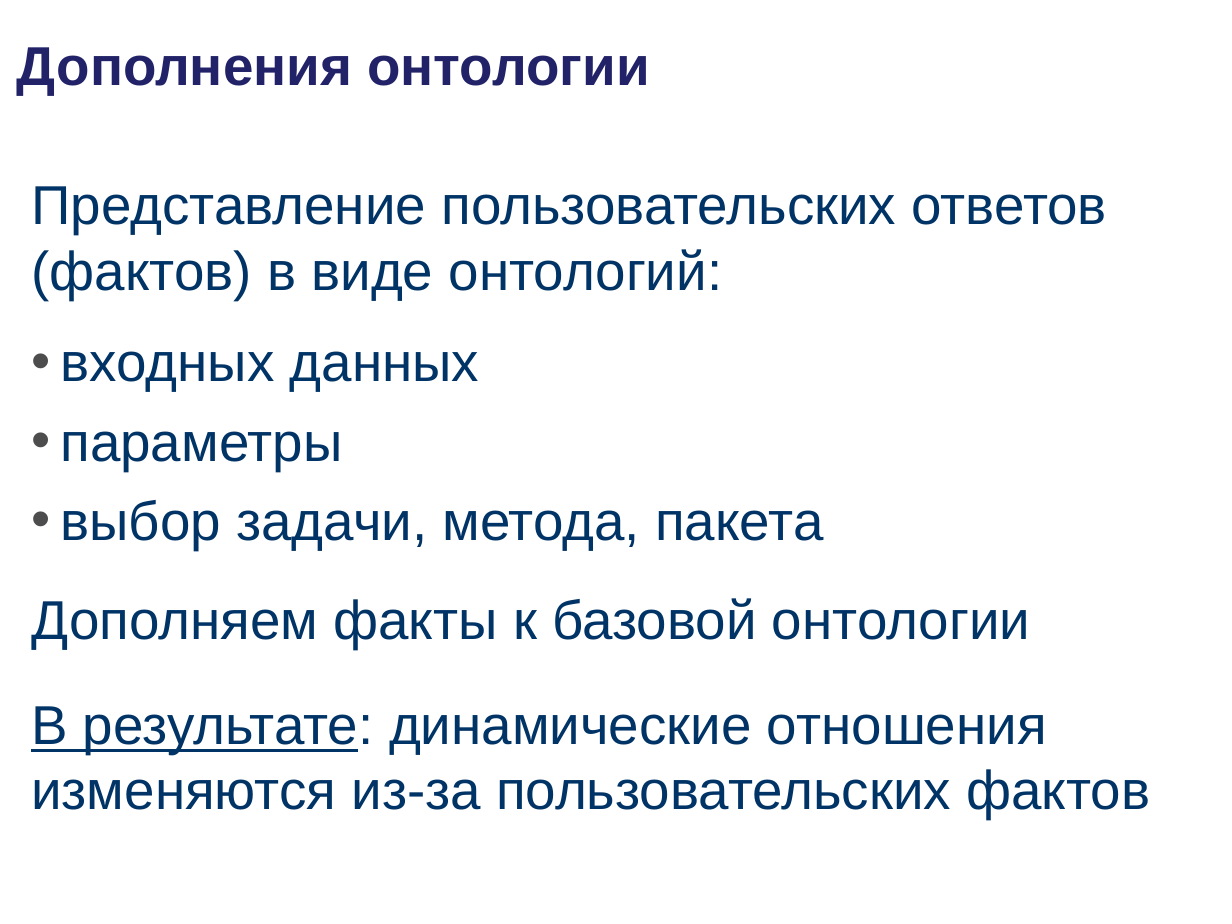
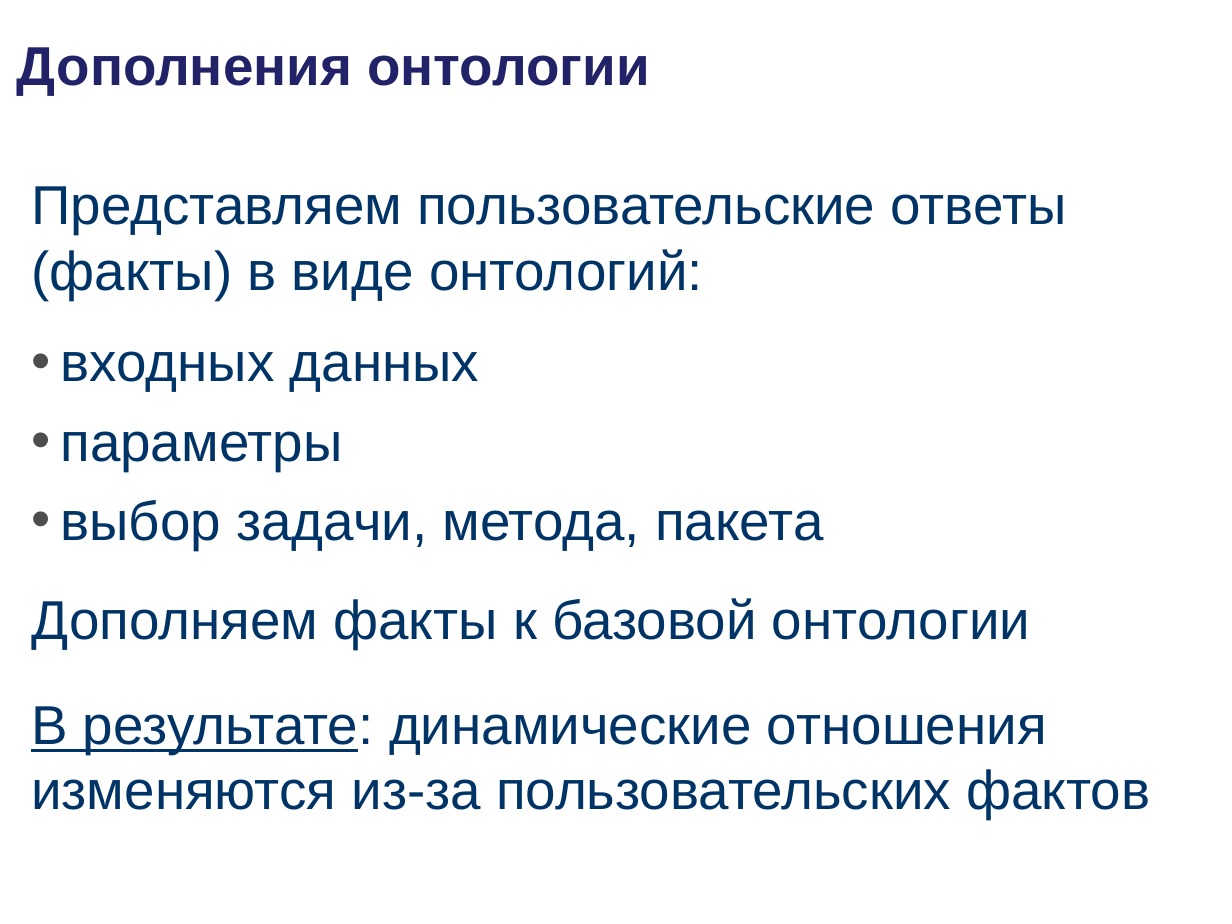
Before and after one commit to podtelkin/NII-NKT, a slide deck: slide 14 of master/master.ppt (slide 15 before the commit). Drawn at 1232x924 pixels with LibreOffice and Linux fonts; fonts in the diff are those of the drawing; background and template pictures are left out. Boxes give left, top, right and bottom in pixels: in the first picture for what was removed or moved away, otherwise in the second. Text is boxed around its words. In the diff, an @@ line names an element or a change of style, - is before the commit and + after.

```diff
--- a/master/master.ppt
+++ b/master/master.ppt
@@ text at (31,186,1067,300): text changed @@
-Представление пользовательских ответов (фактов) в виде онтологий:
+Представляем пользовательские ответы (факты) в виде онтологий:
```
Also in this commit, not shown: 12 other slides changed, 1 slide added, 1 slide removed, 10 other files.
